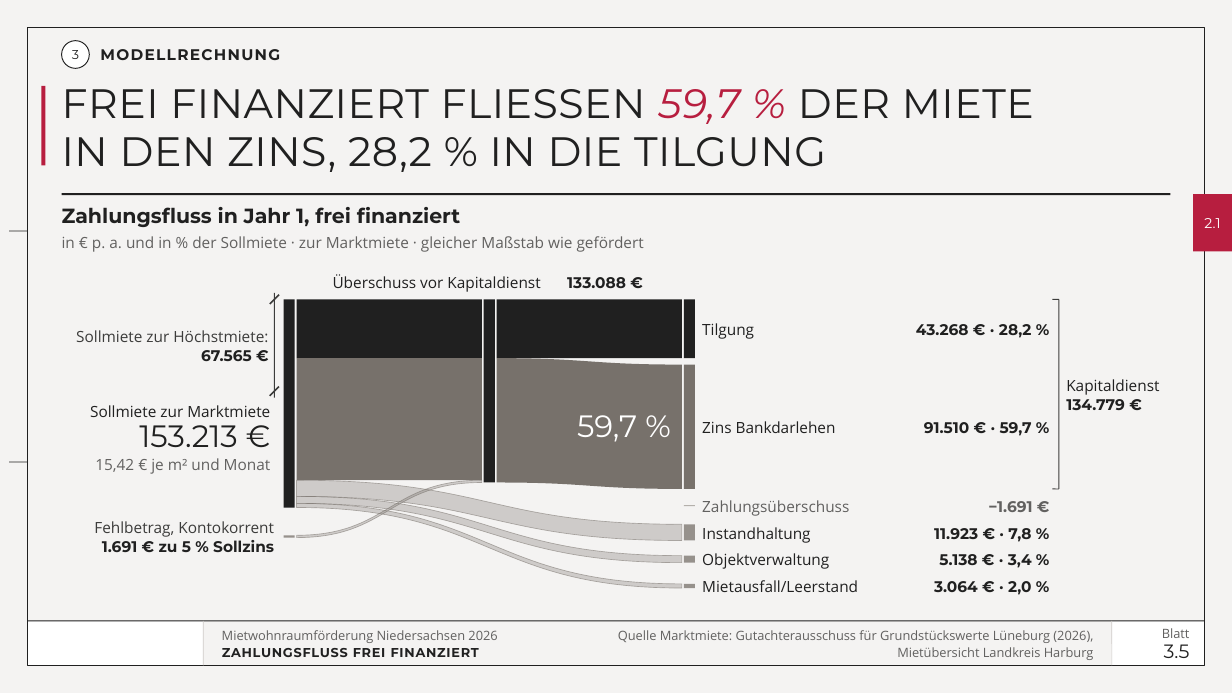
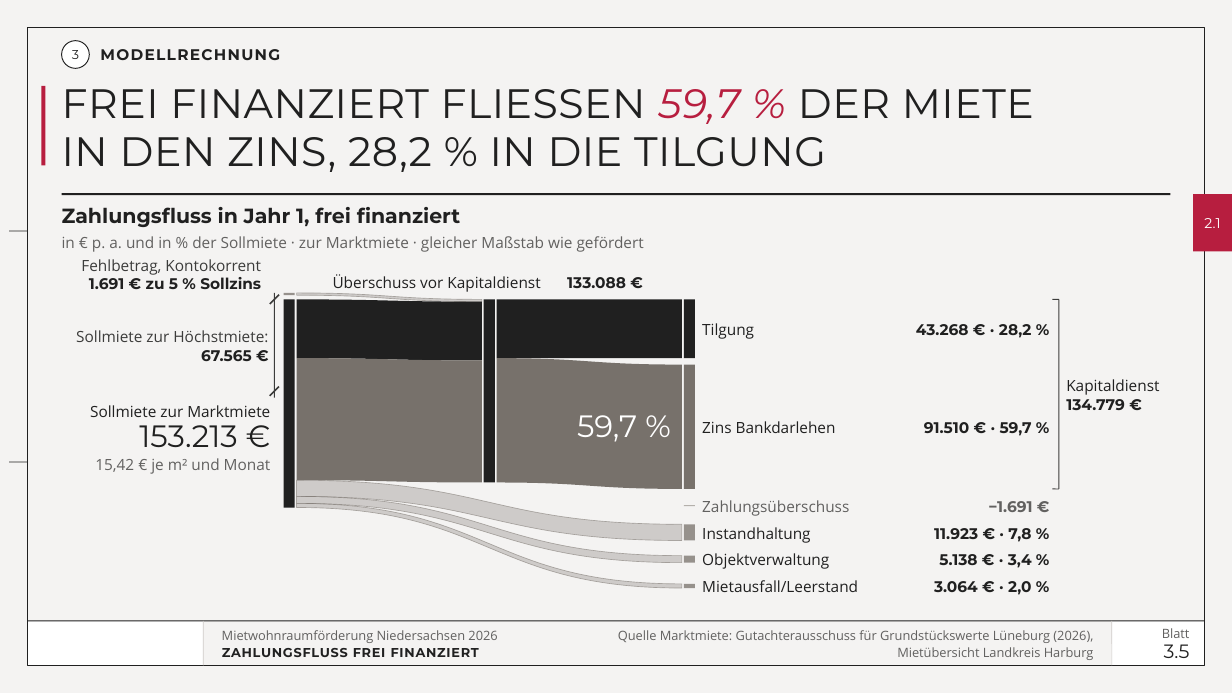
Before and after one commit to vgedaschko/NBank, a slide deck: slide 4 of konzepte/neu/schritt-2/dist/schritt-2.pptx. Drawn at 1232x693 pixels with LibreOffice and Linux fonts; fonts in the diff are those of the drawing; background and template pictures are left out. Boxes give left, top, right and bottom in pixels: in the first picture for what was removed or moved away, otherwise in the second. Text is boxed around its words. In the diff, an @@ line names an element or a change of style, - is before the commit and + after.

```diff
--- a/konzepte/neu/schritt-2/dist/schritt-2.pptx
+++ b/konzepte/neu/schritt-2/dist/schritt-2.pptx
@@ text "Fehlbetrag, Kontokorrent": place and size @@
-text "Fehlbetrag, Kontokorrent" at <box>94,521,274,537</box>
+text "Fehlbetrag, Kontokorrent" at <box>81,259,261,275</box>
@@ text "1.691 € zu 5 % ...": place and size @@
-text "1.691 € zu 5 % ..." at <box>102,540,274,552</box>
+text "1.691 € zu 5 % ..." at <box>89,274,261,289</box>
@@ rectangle: place and size @@
-rectangle at <box>284,535,295,537</box>
+rectangle at <box>284,293,295,295</box>
@@ freeform shape: place and size @@
-freeform shape at <box>297,299,482,359</box>
+freeform shape at <box>297,293,482,301</box>
@@ freeform shape at <box>297,293,482,301</box>: fill #202020 to #77716B at 30% opacity; outline none to #77716B 0.5 pt @@
@@ freeform shape added at <box>297,299,482,360</box>, fill #202020 @@
@@ freeform shape at <box>297,359,482,483</box>: outline redrawn @@
@@ freeform shape removed at <box>297,481,482,538</box> @@
```
Also in this commit, not shown: 7 other files.
